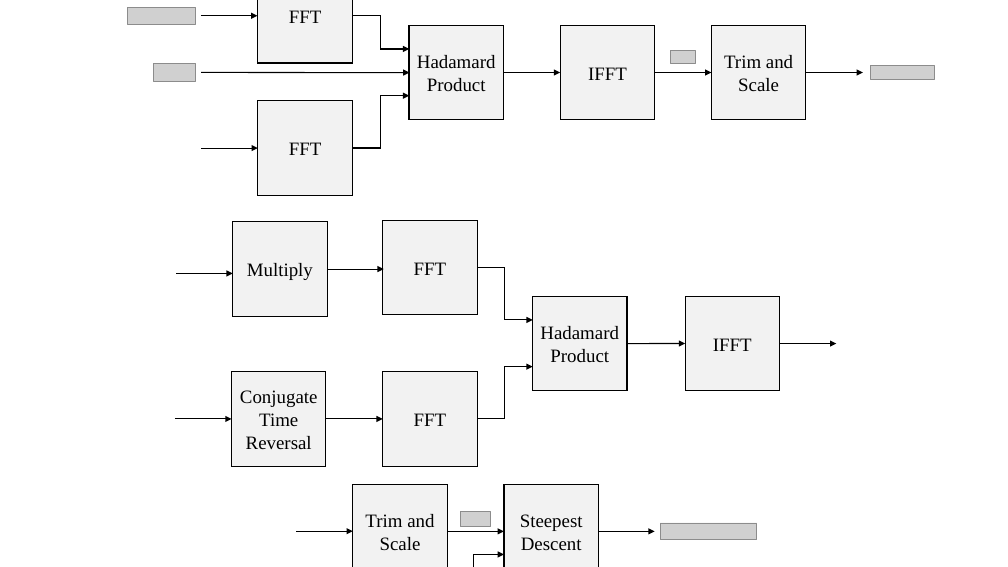
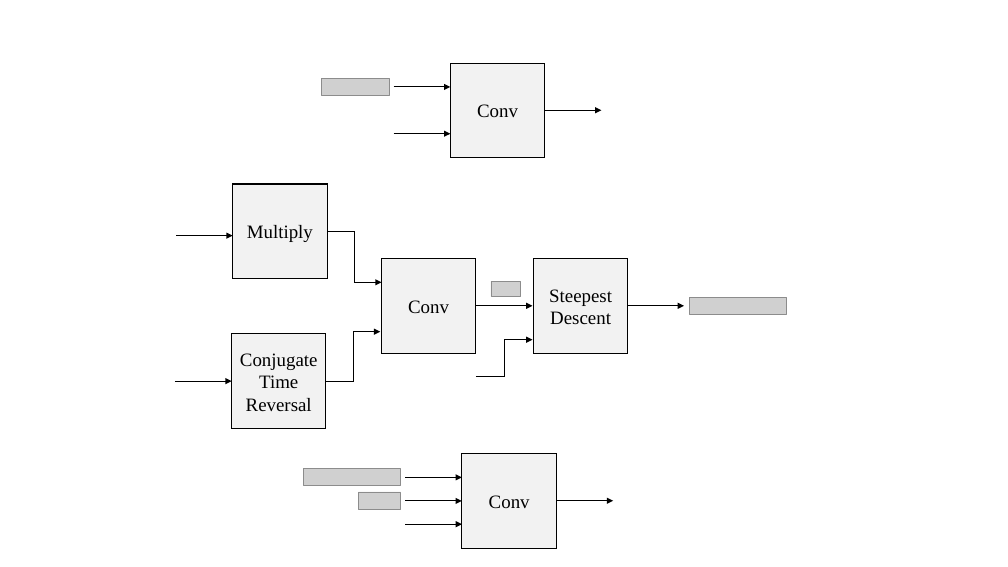
Before and after one commit to jravert88/Thesis, a slide deck: slide 5 of figures/eq_GPUimplementation/GPUimpPower.pptx. Drawn at 1008x567 pixels with LibreOffice and Linux fonts; fonts in the diff are those of the drawing; grey boxes stand for pictures; background and template pictures are left out. Boxes give left, top, right and bottom in pixels: in the first picture for what was removed or moved away, otherwise in the second. Text is boxed around its words. In the diff, an @@ line names an element or a change of style, - is before the commit and + after.

```diff
--- a/figures/eq_GPUimplementation/GPUimpPower.pptx
+++ b/figures/eq_GPUimplementation/GPUimpPower.pptx
@@ group removed at <box>201,0,935,567</box>: 10 rectangles, 4 arrows, 2 elbow arrows, 2 pictures @@
-FFT
-FFT
-IFFT
-Hadamard
-Product
-FFT
-FFT
-IFFT
-Trim and Scale
-Hadamard
-Product
-Trim and Scale
@@ picture: place and size @@
-picture at <box>128,8,196,24</box>
+picture at <box>321,79,389,95</box>
@@ arrow moved from (780, 343) - (836, 343) to (394, 87) - (451, 87) @@
@@ arrow moved from (504, 73) - (560, 73) to (545, 110) - (602, 110) @@
@@ arrow moved from (201, 148) - (258, 148) to (394, 134) - (451, 134) @@
@@ 2 rectangles, 2 arrows: place and size @@
-2 rectangles, 2 arrows at <box>175,222,327,467</box>
+2 rectangles, 2 arrows at <box>175,184,327,429</box>
@@ elbow arrow moved from (477, 268) - (533, 320) to (327, 231) - (382, 282) @@
@@ rectangle "Steepest Descent": place and size @@
-rectangle "Steepest Descent" at <box>504,484,599,567</box>
+rectangle "Steepest Descent" at <box>534,259,628,353</box>
@@ picture: place and size @@
-picture at <box>461,512,490,527</box>
+picture at <box>491,281,520,296</box>
@@ picture: place and size @@
-picture at <box>660,523,757,540</box>
+picture at <box>690,297,786,314</box>
@@ arrow moved from (327, 269) - (384, 269) to (476, 306) - (532, 306) @@
@@ arrow moved from (627, 343) - (685, 343) to (628, 306) - (684, 306) @@
@@ elbow arrow moved from (352, 148) - (409, 96) to (326, 381) - (380, 332) @@
@@ elbow arrow moved from (477, 419) - (533, 367) to (476, 377) - (532, 340) @@
@@ arrow moved from (326, 419) - (383, 419) to (405, 477) - (462, 477) @@
@@ group added at <box>304,64,557,548</box>: 3 rectangles, 1 picture @@
+Conv
+Conv
+Conv
@@ picture: place and size @@
-picture at <box>154,64,196,81</box>
+picture at <box>358,492,401,510</box>
@@ arrow moved from (296, 532) - (353, 532) to (405, 501) - (462, 501) @@
@@ arrow moved from (598, 532) - (655, 532) to (557, 501) - (613, 501) @@
@@ arrow moved from (448, 532) - (504, 532) to (405, 524) - (462, 524) @@
```
Also in this commit, not shown: 2 other slides changed, 44 other files.
